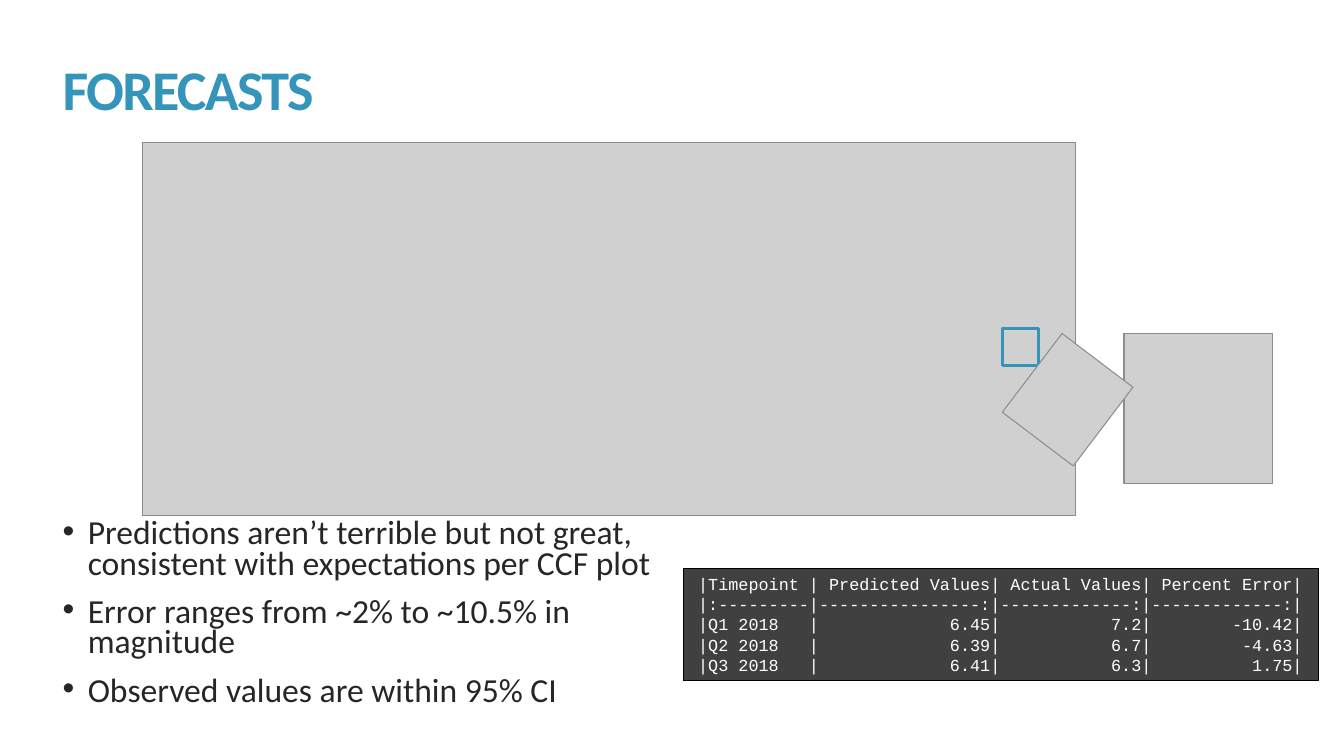
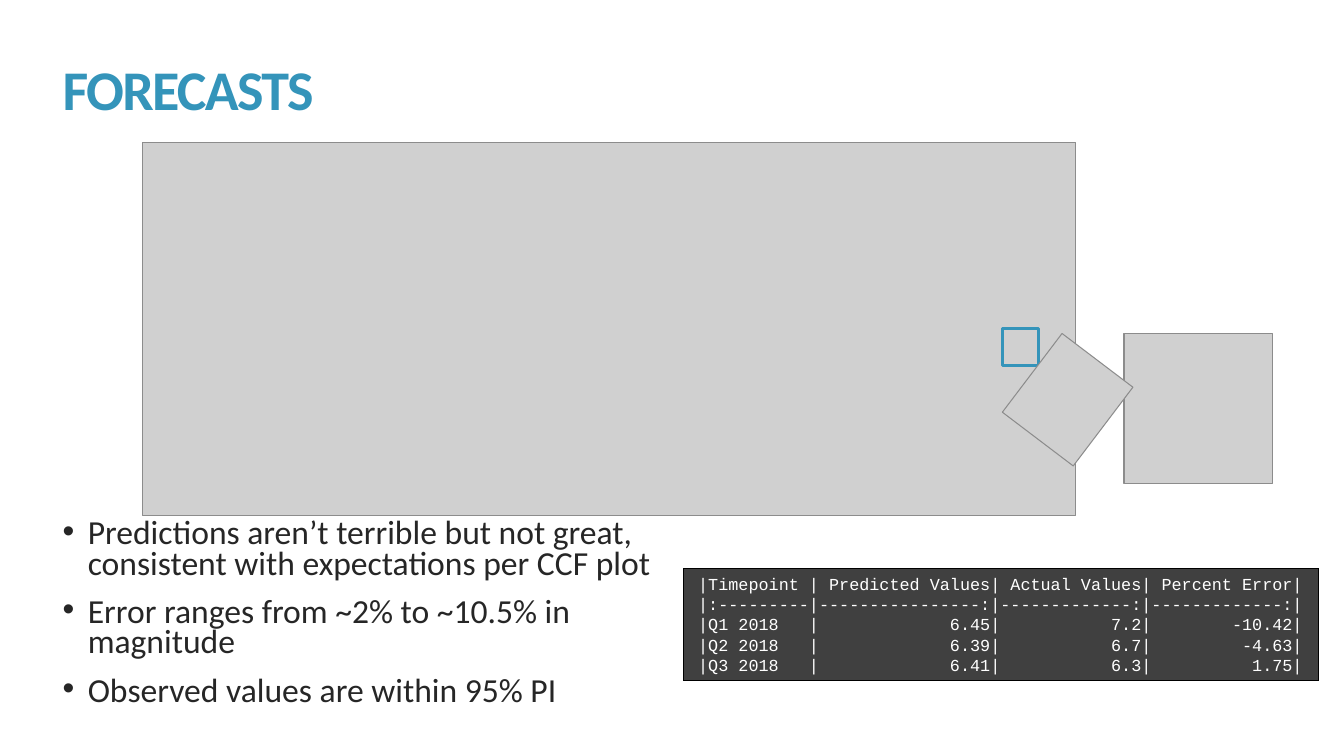
Before and after one commit to kmprioliPROF/MAT_8444_Final_Project, a slide deck: slide 15 of Prioli_Final_Proj.pptx. Drawn at 1344x756 pixels with LibreOffice and Linux fonts; fonts in the diff are those of the drawing; grey boxes stand for pictures. Boxes give left, top, right and bottom in pixels: in the first picture for what was removed or moved away, otherwise in the second. Text is boxed around its words. In the diff, an @@ line names an element or a change of style, - is before the commit and + after.

Commit message:
Minor tweaks to slides

```diff
--- a/Prioli_Final_Proj.pptx
+++ b/Prioli_Final_Proj.pptx
@@ text at [88,678,556,703]: text changed @@
-• Observed values are within 95% CI
+• Observed values are within 95% PI
```
